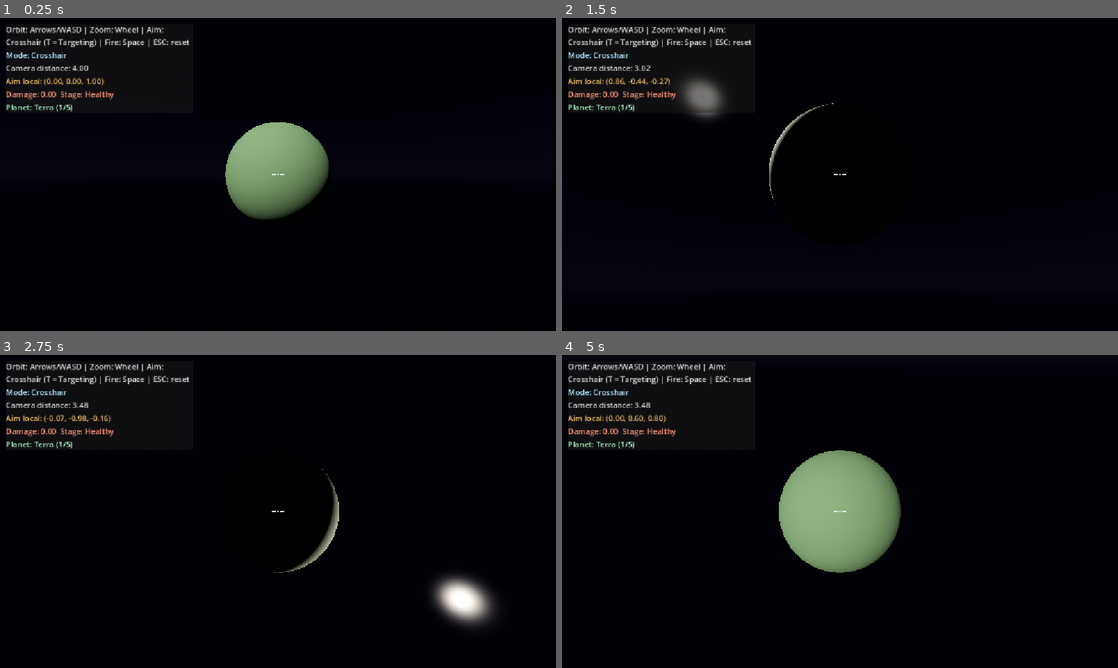
Above: before the commit, frames 1-4 (two rows, left to right).
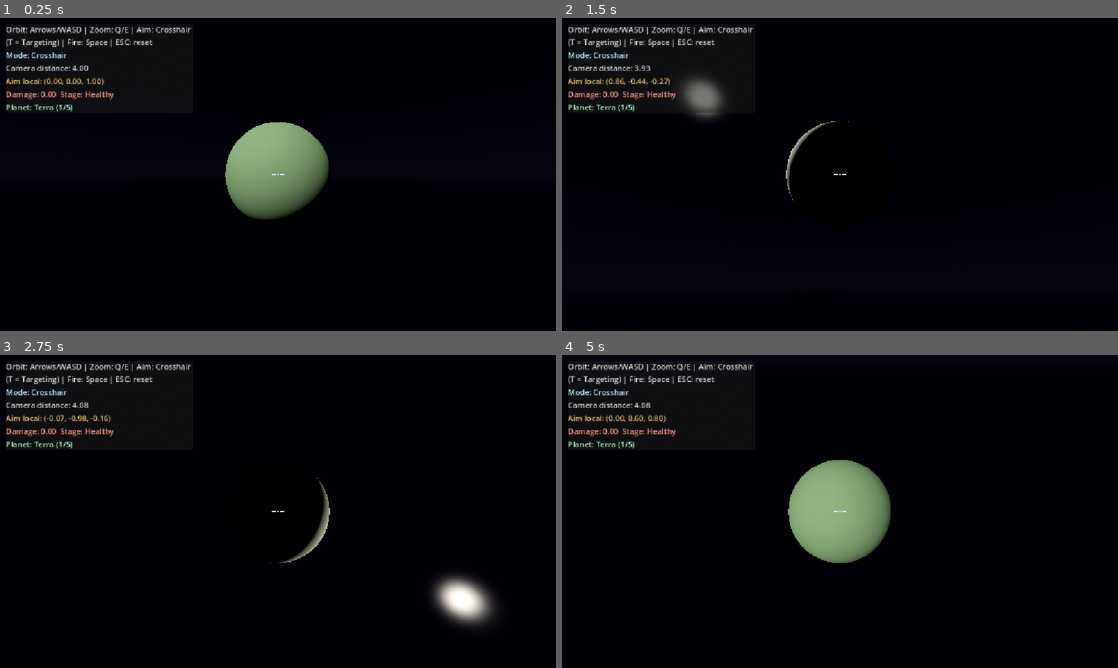
Above: after the commit, the same moments.

Repository: aquatticrose/planetary-destruction
Game: Godot game, scene res://scenes/main/Main.tscn
Two runs of this game, one before a commit and one after it. Both use one fixed random seed, a clock stepped at 60 frames per second and the inputs below. Sound files missing from this copy of the repository are replaced by a short silence.
Inputs (mouse positions are in pixels of both pictures, inside the frame that each line leads up to):
- Up to frame 1 (0.25 s): no input
- Up to frame 2 (1.5 s): tap Enter at 0.5 s; move the mouse to (962, 158) at 0.52 s; hold Right (orbit_right) 0.53-1.28 s; tap Q (camera_zoom_in, bound only after the commit) at 0.6 s; click (962, 158) at 0.67 s; tap Mouse wheel up (camera_zoom_in, bound only before the commi… at 0.8, 1.35 s; move the mouse to (728, 190) at 1.27 s; hold Down (orbit_down) from 1.28 s (still down); click (728, 190) at 1.42 s
- Up to frame 3 (2.75 s): tap E (camera_zoom_out, bound only after the commit) at 1.55, 2.1 s; move the mouse to (333, 442) at 2.02 s; release Down (orbit_down) at 2.03 s; hold Right (orbit_right) from 2.03 s (still down); click (333, 442) at 2.17 s; tap Mouse wheel down (camera_zoom_out, bound only before the co… at 2.3 s
- Up to frame 4 (5 s): move the mouse to (812, 574) at 2.77 s; release Right (orbit_right) at 2.78 s; hold Up (orbit_up) 2.78-3.53 s; tap Mouse wheel down (camera_zoom_out, bound only before the co… at 2.85 s; click (812, 574) at 2.92 s; tap Q (camera_zoom_in, bound only after the commit) at 3.05 s; move the mouse to (1006, 558) at 3.52 s; hold Left (orbit_left) from 3.53 s (still down); tap S (aim_down) at 3.6 s; click (1006, 558) at 3.67 s; tap Mouse wheel up (camera_zoom_in, bound only before the commi… at 3.8 s; move the mouse to (673, 464) at 4.27 s; tap A (aim_left) at 4.35 s; click (673, 464) at 4.42 s; tap E (camera_zoom_out, bound only after the commit) at 4.55 s

The runs differ from the first frame. In frame 1, 0.6% of the frame differs, in the area x 1-35%, y 2-10%; in frame 2, 1.0%; in frame 3, 1.4%; in frame 4, 3.1%, in the area x 1-61%, y 2-70%.

Commit message:
feat: rebind zoom from mouse wheel to q/e hold keys

Diff:
--- a/project.godot
+++ b/project.godot
@@ -48,12 +48,12 @@
 }
 camera_zoom_in={
 "deadzone": 0.5,
-"events": [Object(InputEventMouseButton,"resource_local_to_scene":false,"resource_name":"","device":-1,"window_id":0,"alt_pressed":false,"shift_pressed":false,"ctrl_pressed":false,"meta_pressed":false,"button_mask":0,"position":Vector2(0, 0),"global_position":Vector2(0, 0),"factor":1.0,"button_index":4,"canceled":false,"pressed":false,"double_click":false,"script":null)
+"events": [Object(InputEventKey,"resource_local_to_scene":false,"resource_name":"","device":-1,"window_id":0,"alt_pressed":false,"shift_pressed":false,"ctrl_pressed":false,"meta_pressed":false,"pressed":false,"keycode":0,"physical_keycode":81,"key_label":0,"unicode":113,"location":0,"echo":false,"script":null)
 ]
 }
 camera_zoom_out={
 "deadzone": 0.5,
-"events": [Object(InputEventMouseButton,"resource_local_to_scene":false,"resource_name":"","device":-1,"window_id":0,"alt_pressed":false,"shift_pressed":false,"ctrl_pressed":false,"meta_pressed":false,"button_mask":0,"position":Vector2(0, 0),"global_position":Vector2(0, 0),"factor":1.0,"button_index":5,"canceled":false,"pressed":false,"double_click":false,"script":null)
+"events": [Object(InputEventKey,"resource_local_to_scene":false,"resource_name":"","device":-1,"window_id":0,"alt_pressed":false,"shift_pressed":false,"ctrl_pressed":false,"meta_pressed":false,"pressed":false,"keycode":0,"physical_keycode":69,"key_label":0,"unicode":101,"location":0,"echo":false,"script":null)
 ]
 }
 select={
--- a/scenes/main/Main.tscn
+++ b/scenes/main/Main.tscn
@@ -130,7 +130,7 @@
 [node name="VBox" type="VBoxContainer" parent="UI/Overlay/Panel"]
 
 [node name="HintLabel" type="Label" parent="UI/Overlay/Panel/VBox"]
-text = "Orbit: Arrows/WASD | Zoom: Wheel | Aim: Crosshair (T = Targeting) | Fire: Space | ESC: reset"
+text = "Orbit: Arrows/WASD | Zoom: Q/E | Aim: Crosshair (T = Targeting) | Fire: Space | ESC: reset"
 autowrap_mode = 2
 modulate = Color(0.85,0.85,0.85,1.0)
 
--- a/scripts/core/planet_camera_controller.gd
+++ b/scripts/core/planet_camera_controller.gd
@@ -1,8 +1,8 @@
 extends Camera3D
-## Orbit-around-the-planet camera controller..
-## Phase 1: smooth orbit(WASD/Arrow keys)and mouse-wheel zoom, with clamped
-## limitsthatkeep the camera from clipping the planet. The controller only reads the planet's
-## public radius;; camera logic stays separate from planet logic..
+## Orbit-around-the-planet camera controller.
+## Smooth orbit (WASD/Arrow keys) and Q/E zoom, with clamped limits that
+## keep the camera from clipping the planet. The controller only reads the
+## planet's public radius; camera logic stays separate from planet logic.
 
 @export var target : Vector3 = Vector3.ZERO
 @export var distance : float =	4.0
@@ -13,8 +13,10 @@
 @export var max_pitch_deg : float =	80.0
 @export var orbital_speed : float =	2.5
 @export var zoom_speed : float =	1.15
-## Optional node path to the planet root,, so the radius auto-derives from one source..
-## If unset, `planet_radius` above is used directly..
+## Q/E (held) zoom rate: exponential steps per second at full deflection.
+@export var zoom_key_rate : float =	2.0
+## Optional node path to the planet root, so the radius auto-derives from
+## one source. If unset, `planet_radius` above is used directly.
 @export var planet_path : NodePath
 
 var _planet : Node3D
@@ -60,20 +62,11 @@
 	yaw += horizontal * orbital_speed * delta
 	pitch += vertical * orbital_speed * delta
 	pitch = clampf(pitch, deg_to_rad(min_pitch_deg), deg_to_rad(max_pitch_deg))
+	# Q/E zoom: held keys zoom smoothly (exponential), limits clamp in _update_camera.
+	var zoom_dir := Input.get_axis("camera_zoom_out", "camera_zoom_in")
+	if absf(zoom_dir) > 0.0:
+		distance *= pow(zoom_speed, -zoom_dir * zoom_key_rate * delta)
 	_update_camera()
-
-
-func _input(event : InputEvent) -> void:
-	var mb := event as InputEventMouseButton
-	if mb != null and mb.pressed:
-		if mb.button_index == MOUSE_BUTTON_WHEEL_UP:
-			distance /= zoom_speed
-			_update_camera()
-			get_viewport().set_input_as_handled()
-		elif mb.button_index == MOUSE_BUTTON_WHEEL_DOWN:
-			distance *= zoom_speed
-			_update_camera()
-			get_viewport().set_input_as_handled()
 
 
 func _update_camera() -> void:
Not shown, changed: CHANGELOG.md
Not shown, changed: README.md
